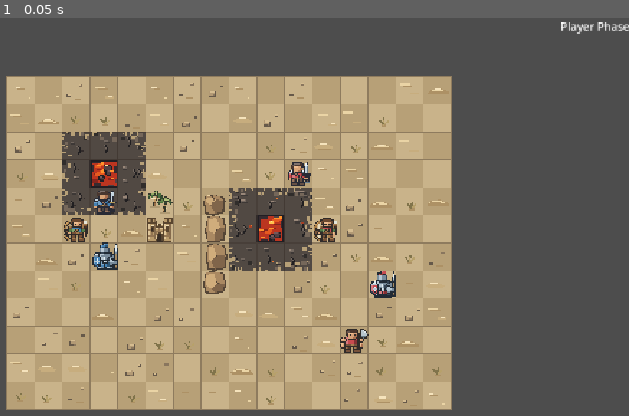
Above: before the commit, frame 1.
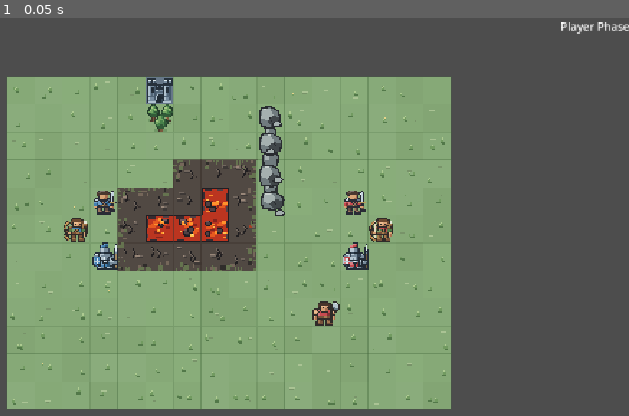
Above: after the commit, the same moment.

Repository: Maxington20/new-game-project
Game: Godot game, scene res://tests/test_encounter_selection.tscn
Two runs of this game, one before a commit and one after it. Both use one fixed random seed, a clock stepped at 60 frames per second and the inputs below. The project has no main scene, so this scene is started directly.
Inputs:
- Up to frame 1 (0.05 s): no input

The runs differ from the first frame. In frame 1, 58% of the frame differs, in the area x 0-72%, y 14-99%.

Commit message:
fixed some tile visual bugs

Diff:
--- a/scenes/grid.gd
+++ b/scenes/grid.gd
@@ -91,12 +91,25 @@
 			if scorched:
 				color = Color("#514943")
 
-			# Special terrain colours.
-			if terrain != null:
-				var terrain_color := get_terrain_color(terrain)
-
-				if terrain_color.a > 0.0 and not scorched:
-					color = terrain_color
+			# --------------------------------------------------
+			# SPECIAL TERRAIN COLOURS
+			# --------------------------------------------------
+
+			if terrain != null and not scorched:
+				match terrain.terrain_type:
+					TerrainResource.TerrainType.FOREST:
+						# Forests use the same ground colour as
+						# the surrounding biome.
+						# Only the trees themselves remain dark.
+						pass
+
+					_:
+						# Preserve existing colours for forts,
+						# lava, and other special terrain.
+						var terrain_color := get_terrain_color(terrain)
+
+						if terrain_color.a > 0.0:
+							color = terrain_color
 
 			# Blocked cells retain the surrounding biome's ground colour.
 			if blocked_cells.has(cell):
@@ -104,8 +117,6 @@
 
 			# Draw the terrain background.
 			draw_rect(rect, color)
-
-
 
 			# --------------------------------------------------
 			# TERRAIN DECORATIONS
@@ -130,13 +141,20 @@
 				else:
 					match terrain.terrain_type:
 						TerrainResource.TerrainType.FOREST:
-							match biome:
-								Biome.SNOW:
-									draw_snow_tile(cell, rect.position)
-
-								Biome.DESERT:
-									draw_desert_tile(cell, rect.position)
-
+							# Draw normal biome ground details beneath
+							# the trees so the forest blends in.
+							if not scorched:
+								match biome:
+									Biome.GRASSLAND:
+										draw_plains_tile(cell, rect.position)
+
+									Biome.DESERT:
+										draw_desert_tile(cell, rect.position)
+
+									Biome.SNOW:
+										draw_snow_tile(cell, rect.position)
+
+							# Preserve the existing tree artwork.
 							draw_forest_tile(rect.position)
 
 						TerrainResource.TerrainType.FORT:
@@ -210,6 +228,11 @@
 					false,
 					3.0
 				)
+
+	# --------------------------------------------------
+	# SCORCHED TERRAIN TRANSITIONS
+	# --------------------------------------------------
+
 	# Draw scorched transitions after the underlying biome terrain.
 	for y in range(GRID_HEIGHT):
 		for x in range(GRID_WIDTH):
@@ -226,13 +249,18 @@
 					cell,
 					Vector2(cell * CELL_SIZE)
 				)
+
+	# --------------------------------------------------
+	# BLOCKED TERRAIN / ROCK FORMATIONS
+	# --------------------------------------------------
+
 	# Draw blocked terrain after the ground and scorched transitions.
-	# Connected groups will eventually be rendered as one formation.
 	var rock_groups: Array[Array] = get_connected_rock_groups()
 
 	for group in rock_groups:
 		if group.size() == 1:
 			var cell: Vector2i = group[0]
+
 			draw_blocked_rock(
 				cell,
 				Vector2(cell * CELL_SIZE)
@@ -2593,46 +2621,131 @@
 			light = Color("#c3d5dc")
 			highlight = Color("#eef6f8")
 
-	var group_lookup: Dictionary = {}
-
-	for cell in group:
-		group_lookup[cell] = true
-
-	# Each blocked cell contributes a section of rock.
-	# Shared edges have no outer outline, making one continuous mass.
-	for cell in group:
+	# Sort cells so the appearance does not depend on
+	# the order returned by the flood-fill algorithm.
+	var cells: Array[Vector2i] = group.duplicate()
+	cells.sort_custom(
+		func(a: Vector2i, b: Vector2i) -> bool:
+			if a.y == b.y:
+				return a.x < b.x
+			return a.y < b.y
+	)
+
+	var lookup: Dictionary = {}
+	for cell in cells:
+		lookup[cell] = true
+
+	# Deterministic random values keep the rocks stationary.
+	var rng := RandomNumberGenerator.new()
+	var bounds := get_rock_group_bounds(cells)
+
+	rng.seed = (
+		(bounds.position.x * 73856093)
+		^ (bounds.position.y * 19349663)
+		^ (cells.size() * 83492791)
+	) & 0x7fffffff
+
+	# --------------------------------------------------
+	# ROCKS BRIDGING ADJACENT CELLS
+	# --------------------------------------------------
+
+	# Draw connecting stones first, so larger boulders
+	# overlap them and hide the joins.
+	for cell in cells:
 		var p := Vector2(cell * CELL_SIZE)
 
-		var up: bool = group_lookup.has(cell + Vector2i.UP)
-		var down: bool = group_lookup.has(cell + Vector2i.DOWN)
-		var left: bool = group_lookup.has(cell + Vector2i.LEFT)
-		var right: bool = group_lookup.has(cell + Vector2i.RIGHT)
-
-		var seed_value: int = (
-			(cell.x * 73856093) ^ (cell.y * 19349663)
-		) & 0x7fffffff
-
-		var rng := RandomNumberGenerator.new()
-		rng.seed = seed_value
-
-		# Wider, irregular silhouette.
-		# Connected sides extend to tile boundaries.
-		var top_y: float = 0.0 if up else float(rng.randi_range(5, 9))
-		var bottom_y: float = 32.0 if down else float(rng.randi_range(25, 29))
-		var left_x: float = 0.0 if left else float(rng.randi_range(2, 5))
-		var right_x: float = 32.0 if right else float(rng.randi_range(27, 30))
-
-		# Main outer silhouette.
+		for direction in [Vector2i.RIGHT, Vector2i.DOWN]:
+			var neighbor: Vector2i = cell + direction
+
+			if not lookup.has(neighbor):
+				continue
+
+			var center: Vector2
+
+			if direction == Vector2i.RIGHT:
+				center = p + Vector2(32, 16)
+			else:
+				center = p + Vector2(16, 32)
+
+			var bridge_width: float = float(rng.randi_range(15, 22))
+			var bridge_height: float = float(rng.randi_range(14, 21))
+
+			var left_x := center.x - bridge_width * 0.5
+			var right_x := center.x + bridge_width * 0.5
+			var top_y := center.y - bridge_height * 0.5
+			var bottom_y := center.y + bridge_height * 0.5
+
+			# Dark outer silhouette.
+			draw_colored_polygon(
+				PackedVector2Array([
+					Vector2(left_x + 3, top_y),
+					Vector2(right_x - 4, top_y + 1),
+					Vector2(right_x, top_y + 5),
+					Vector2(right_x - 1, bottom_y - 3),
+					Vector2(right_x - 5, bottom_y),
+					Vector2(left_x + 2, bottom_y - 1),
+					Vector2(left_x, bottom_y - 5),
+					Vector2(left_x + 1, top_y + 4)
+				]),
+				outline
+			)
+
+			# Main stone surface.
+			draw_colored_polygon(
+				PackedVector2Array([
+					Vector2(left_x + 3, top_y + 2),
+					Vector2(right_x - 5, top_y + 3),
+					Vector2(right_x - 2, top_y + 6),
+					Vector2(right_x - 4, bottom_y - 3),
+					Vector2(left_x + 3, bottom_y - 3),
+					Vector2(left_x + 2, top_y + 6)
+				]),
+				midtone
+			)
+
+			# Illuminated upper-left face.
+			draw_colored_polygon(
+				PackedVector2Array([
+					Vector2(left_x + 3, top_y + 2),
+					Vector2(center.x, top_y + 2),
+					Vector2(center.x - 2, center.y),
+					Vector2(left_x + 3, center.y + 2)
+				]),
+				light
+			)
+
+	# --------------------------------------------------
+	# MAIN BOULDERS
+	# --------------------------------------------------
+
+	# Each cell gets a differently sized boulder.
+	# The shapes overlap the connecting stones.
+	for cell in cells:
+		var p := Vector2(cell * CELL_SIZE)
+
+		var center_x: float = p.x + float(rng.randi_range(13, 19))
+		var center_y: float = p.y + float(rng.randi_range(13, 19))
+
+		var radius_x: float = float(rng.randi_range(11, 15))
+		var radius_y: float = float(rng.randi_range(11, 15))
+
+		var left_x: float = center_x - radius_x
+		var right_x: float = center_x + radius_x
+		var top_y: float = center_y - radius_y
+		var bottom_y: float = center_y + radius_y
+
+		# Angular outer silhouette.
 		draw_colored_polygon(
 			PackedVector2Array([
-				p + Vector2(left_x + 3, top_y + 2),
-				p + Vector2(13, top_y),
-				p + Vector2(right_x - 3, top_y + 3),
-				p + Vector2(right_x, 15),
-				p + Vector2(right_x - 2, bottom_y - 3),
-				p + Vector2(17, bottom_y),
-				p + Vector2(left_x + 3, bottom_y - 1),
-				p + Vector2(left_x, 18)
+				Vector2(left_x + 4, top_y),
+				Vector2(center_x + 2, top_y - 1),
+				Vector2(right_x - 3, top_y + 4),
+				Vector2(right_x, center_y - 2),
+				Vector2(right_x - 2, bottom_y - 4),
+				Vector2(center_x + 3, bottom_y),
+				Vector2(left_x + 3, bottom_y - 2),
+				Vector2(left_x, center_y + 2),
+				Vector2(left_x + 1, top_y + 5)
 			]),
 			outline
 		)
@@ -2640,77 +2753,136 @@
 		# Main stone body.
 		draw_colored_polygon(
 			PackedVector2Array([
-				p + Vector2(left_x + 3, top_y + 3),
-				p + Vector2(16, top_y + 1),
-				p + Vector2(right_x - 4, top_y + 4),
-				p + Vector2(right_x - 2, 15),
-				p + Vector2(right_x - 4, bottom_y - 4),
-				p + Vector2(16, bottom_y - 2),
-				p + Vector2(left_x + 4, bottom_y - 3),
-				p + Vector2(left_x + 2, 17)
+				Vector2(left_x + 4, top_y + 2),
+				Vector2(center_x + 1, top_y + 1),
+				Vector2(right_x - 4, top_y + 5),
+				Vector2(right_x - 2, center_y),
+				Vector2(right_x - 4, bottom_y - 4),
+				Vector2(center_x + 2, bottom_y - 2),
+				Vector2(left_x + 4, bottom_y - 4),
+				Vector2(left_x + 2, center_y + 1)
 			]),
 			midtone
 		)
 
-		# Broad illuminated facet.
-		var facet_offset: int = rng.randi_range(-3, 3)
-
+		# Large illuminated upper-left facet.
 		draw_colored_polygon(
 			PackedVector2Array([
-				p + Vector2(left_x + 4, top_y + 5),
-				p + Vector2(14 + facet_offset, top_y + 3),
-				p + Vector2(19 + facet_offset, 14),
-				p + Vector2(12 + facet_offset, 21),
-				p + Vector2(left_x + 4, 17)
+				Vector2(left_x + 4, top_y + 3),
+				Vector2(center_x, top_y + 2),
+				Vector2(center_x + 4, center_y - 3),
+				Vector2(center_x - 3, center_y + 3),
+				Vector2(left_x + 3, center_y)
 			]),
 			light
 		)
 
-		# Dark lower-right stone face.
+		# Darker lower-right facet.
 		draw_colored_polygon(
 			PackedVector2Array([
-				p + Vector2(19 + facet_offset, 14),
-				p + Vector2(right_x - 2, 15),
-				p + Vector2(right_x - 4, bottom_y - 4),
-				p + Vector2(16, bottom_y - 2),
-				p + Vector2(12 + facet_offset, 21)
+				Vector2(center_x + 4, center_y - 3),
+				Vector2(right_x - 2, center_y),
+				Vector2(right_x - 4, bottom_y - 4),
+				Vector2(center_x + 2, bottom_y - 2),
+				Vector2(center_x - 3, center_y + 3)
 			]),
 			shadow
 		)
 
-		# Angular cracks with deterministic variation.
-		var crack_x: int = rng.randi_range(11, 20)
-		var crack_y: int = rng.randi_range(10, 17)
-
+		# Small top highlight.
 		draw_line(
-			p + Vector2(crack_x, crack_y),
-			p + Vector2(crack_x + 3, crack_y + 4),
-			outline,
+			Vector2(left_x + 5, top_y + 3),
+			Vector2(center_x, top_y + 2),
+			highlight,
 			1.0
 		)
 
-		draw_line(
-			p + Vector2(crack_x + 3, crack_y + 4),
-			p + Vector2(crack_x + 1, crack_y + 8),
-			shadow,
-			1.0
-		)
-
-		# Highlights only on exposed upper edges.
-		if not up:
+		# Occasional fracture.
+		if rng.randf() < 0.65:
+			var crack_start := Vector2(
+				center_x + rng.randi_range(-3, 3),
+				center_y + rng.randi_range(-3, 1)
+			)
+
 			draw_line(
-				p + Vector2(left_x + 5, top_y + 2),
-				p + Vector2(13, top_y),
-				highlight,
+				crack_start,
+				crack_start + Vector2(3, 4),
+				outline,
 				1.0
 			)
 
-		# Snow accumulation on exposed upper surfaces.
-		if biome == Biome.SNOW and not up:
+			draw_line(
+				crack_start + Vector2(3, 4),
+				crack_start + Vector2(1, 7),
+				shadow,
+				1.0
+			)
+
+	# --------------------------------------------------
+	# SMALLER STONES BETWEEN THE BOULDERS
+	# --------------------------------------------------
+
+	# A few smaller rocks break up the repeated shapes.
+	for cell in cells:
+		if rng.randf() > 0.55:
+			continue
+
+		var p := Vector2(cell * CELL_SIZE)
+
+		var sx: float = p.x + float(rng.randi_range(5, 20))
+		var sy: float = p.y + float(rng.randi_range(20, 26))
+
+		draw_colored_polygon(
+			PackedVector2Array([
+				Vector2(sx, sy + 4),
+				Vector2(sx + 3, sy),
+				Vector2(sx + 9, sy - 1),
+				Vector2(sx + 13, sy + 3),
+				Vector2(sx + 11, sy + 7),
+				Vector2(sx + 2, sy + 7)
+			]),
+			outline
+		)
+
+		draw_colored_polygon(
+			PackedVector2Array([
+				Vector2(sx + 2, sy + 4),
+				Vector2(sx + 4, sy + 1),
+				Vector2(sx + 8, sy),
+				Vector2(sx + 11, sy + 3),
+				Vector2(sx + 9, sy + 5),
+				Vector2(sx + 3, sy + 5)
+			]),
+			light
+		)
+
+	# --------------------------------------------------
+	# SNOW ACCUMULATION
+	# --------------------------------------------------
+
+	if biome == Biome.SNOW:
+		var snow_light := Color("#f5fafc")
+		var snow_shadow := Color("#dceaf2")
+
+		for cell in cells:
+			var p := Vector2(cell * CELL_SIZE)
+
+			# Only place snow on rocks with no rock directly above.
+			if lookup.has(cell + Vector2i.UP):
+				continue
+
 			draw_rect(
 				Rect2(
-					p + Vector2(left_x + 5, top_y),
+					p + Vector2(10, 3),
 					Vector2(12, 2)
 				),
-				Color("#f5fafc")
-			)
+				snow_shadow
+			)
+
+			draw_rect(
+				Rect2(
+					p + Vector2(12, 3),
+					Vector2(8, 1)
+				),
+				snow_light
+			)
--- a/scenes/unit.gd
+++ b/scenes/unit.gd
@@ -41,7 +41,11 @@
 			current_hp = value
 
 var is_moving: bool = false
-var has_acted: bool = false
+var has_acted: bool = false:
+	set(value):
+		has_acted = value
+		self_modulate = Color(1, 1, 1, 0.5) if value else Color.WHITE
+		queue_redraw()
 var took_terrain_damage: bool = false
 var run_state: RunUnitState
 
@@ -146,9 +150,6 @@
 
 func _draw() -> void:
 	var color := PLAYER_COLOR if team == Team.PLAYER else ENEMY_COLOR
-
-	if has_acted:
-		color = color.darkened(0.5)
 
 	if unit_data != null and unit_data.unit_class != null:
 		match unit_data.unit_class.class_name_display.to_lower():
@@ -165,23 +166,30 @@
 				draw_fighter()
 				return
 
-	# Existing square-and-letter appearance for other classes.
-	var rect := Rect2(Vector2(4, 4), Vector2(CELL_SIZE - 8, CELL_SIZE - 8))
+	# Square-and-letter appearance for other classes.
+	var rect := Rect2(
+		Vector2(4, 4),
+		Vector2(CELL_SIZE - 8, CELL_SIZE - 8)
+	)
+
 	draw_rect(rect, color)
 
 	var class_letter := get_class_letter()
 	var font := ThemeDB.fallback_font
 	var font_size := 16
+
 	var text_size := font.get_string_size(
 		class_letter,
 		HORIZONTAL_ALIGNMENT_LEFT,
 		-1,
 		font_size
 	)
+
 	var text_position := Vector2(
 		(CELL_SIZE - text_size.x) / 2.0,
 		(CELL_SIZE + text_size.y) / 2.0 - 3.0
 	)
+
 	draw_string(
 		font,
 		text_position,
@@ -454,13 +462,6 @@
 
 	# Reset drawing transform.
 	draw_set_transform(Vector2.ZERO)
-
-	# Dim the character after acting.
-	if has_acted:
-		draw_rect(
-			Rect2(Vector2.ZERO, Vector2(CELL_SIZE, CELL_SIZE)),
-			Color(0, 0, 0, 0.45)
-		)
 
 
 func draw_swordsman() -> void:
@@ -811,12 +812,6 @@
 	# --------------------------------------------------
 	# ACTED-STATE DIMMING
 	# --------------------------------------------------
-
-	if has_acted:
-		draw_rect(
-			Rect2(Vector2.ZERO, Vector2(CELL_SIZE, CELL_SIZE)),
-			Color(0, 0, 0, 0.45)
-		)
 
 func draw_archer() -> void:
 	var outline := Color("#302b29")
@@ -1163,16 +1158,6 @@
 	draw_rect(Rect2(6, 20, 3, 2), skin)
 	draw_rect(Rect2(8, 21, 1, 1), skin_shadow)
 
-	# --------------------------------------------------
-	# ACTED-STATE DIMMING
-	# --------------------------------------------------
-
-	if has_acted:
-		draw_rect(
-			Rect2(Vector2.ZERO, Vector2(CELL_SIZE, CELL_SIZE)),
-			Color(0, 0, 0, 0.45)
-		)
-
 
 func draw_knight() -> void:
 	var outline := Color("#222b35")
@@ -1559,15 +1544,6 @@
 	draw_rect(Rect2(9, 28, 3, 1), armor_light)
 	draw_rect(Rect2(19, 28, 3, 1), armor_light)
 
-	# --------------------------------------------------
-	# ACTED-STATE DIMMING
-	# --------------------------------------------------
-
-	if has_acted:
-		draw_rect(
-			Rect2(Vector2.ZERO, Vector2(CELL_SIZE, CELL_SIZE)),
-			Color(0, 0, 0, 0.45)
-		)
 
 func get_class_letter() -> String:
 	if unit_data == null or unit_data.unit_class == null:
--- a/scripts/battle_turn_system.gd
+++ b/scripts/battle_turn_system.gd
@@ -24,11 +24,16 @@
 			continue
 
 		if unit.team == current_team:
+			# Units on the active team can act again.
 			unit.has_acted = false
-			unit.queue_redraw()
+
+		elif current_team == Unit.Team.PLAYER:
+			# At the beginning of the player phase,
+			# restore enemy sprites without resetting
+			# their gameplay action state.
+			unit.self_modulate = Color.WHITE
 
 	phase_changed.emit(current_team)
-
 
 func end_phase() -> void:
 	if current_team == Unit.Team.PLAYER:
--- a/tests/test_encounter_selection.gd
+++ b/tests/test_encounter_selection.gd
@@ -4,7 +4,7 @@
 
 func _ready() -> void:
 	var run := RunState.new()
-	run.current_encounter = 2
+	run.current_encounter = 1
 
 	var roster: CharacterRoster = load(
 		"res://resources/rosters/default_roster.tres"
